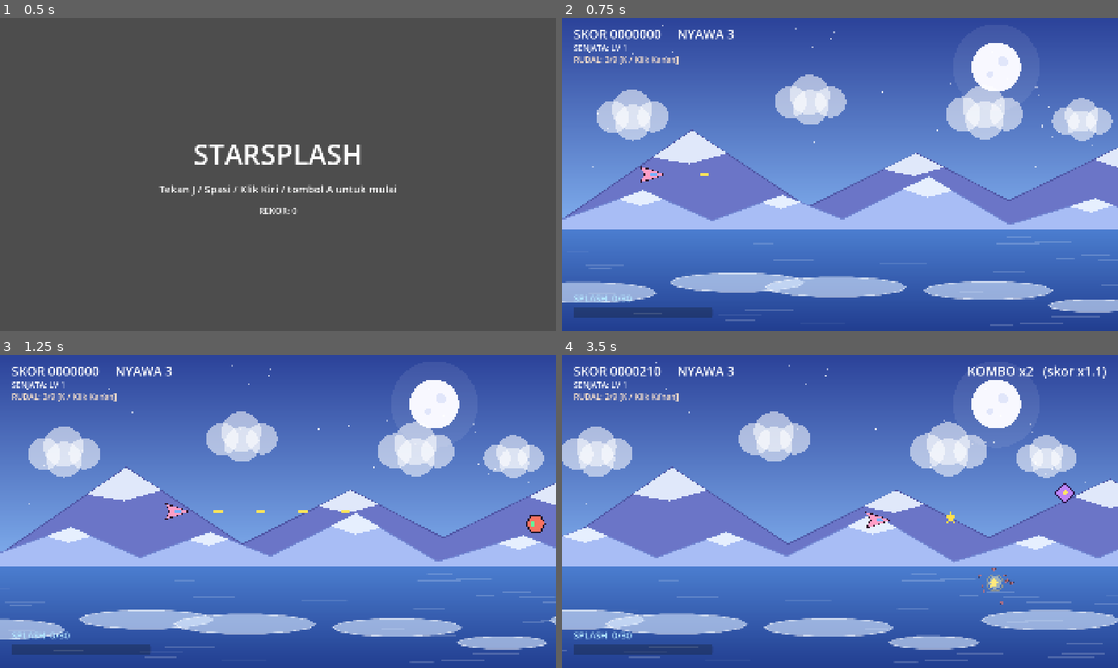
Above: before the commit, frames 1-4 (two rows, left to right).
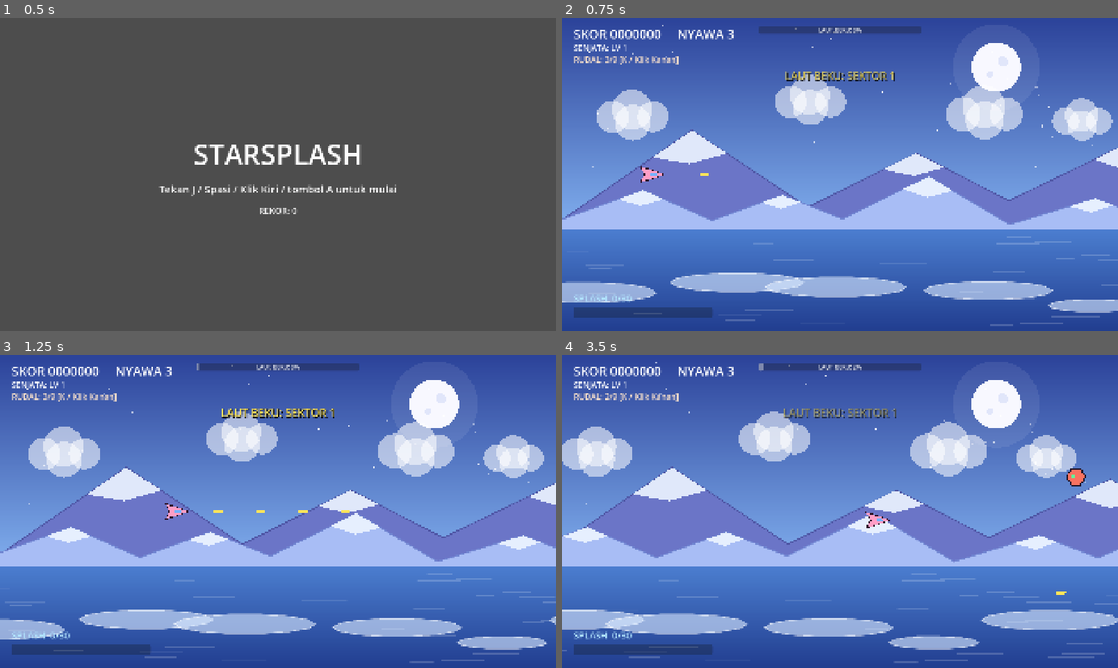
Above: after the commit, the same moments.

Repository: IhsanDwiPutra/Starsplash
Game: Godot game, scene res://scenes/ui/main_menu.tscn
The game is run twice, just before and just after one commit, with the same random seed, the same clock (stepped at 60 frames per second) and the same inputs.
Inputs:
- Up to frame 1 (0.5 s): no input
- Up to frame 2 (0.75 s): tap Enter at 0.5 s; hold D (move_right) from 0.53 s (still down); hold J (fire) from 0.53 s (still down)
- Up to frame 3 (1.25 s): keep holding D (move_right); keep holding J (fire)
- Up to frame 4 (3.5 s): release D (move_right) at 1.28 s; release J (fire) at 1.28 s; hold S (move_down) 1.28-2.03 s; tap J (fire) at 1.35, 3.05 s; hold D (move_right) 2.03-2.78 s; hold J (fire) 2.03-2.78 s; tap K (missile) at 2.1 s; hold W (move_up) from 2.78 s (still down); tap L (splash) at 2.85 s

Frame 1 is identical in both runs. In frame 2, 1.1% of the frame differs, in the area x 35-65%, y 2-21%; in frame 3, 1.3%; in frame 4, 1.9%, in the area x 14-98%, y 2-80%.

Commit message:
feat(level): implementasi LevelRunner timeline spawn, formasi musuh, checkpoint 50%, dan level clear

Diff:
--- a/scenes/levels/test_level.tscn
+++ b/scenes/levels/test_level.tscn
@@ -4,6 +4,7 @@
 [ext_resource type="PackedScene" path="res://scenes/player/player.tscn" id="2_player"]
 [ext_resource type="Script" path="res://scripts/ui/hud.gd" id="3_hud"]
 [ext_resource type="Script" path="res://scripts/fx/parallax_background.gd" id="4_bg"]
+[ext_resource type="Script" path="res://scripts/levels/level_runner.gd" id="5_runner"]
 
 [node name="TestLevel" type="Node2D"]
 script = ExtResource("1_level")
@@ -96,6 +97,46 @@
 text = "KOMBO"
 horizontal_alignment = 2
 
+[node name="LevelProgress" type="ProgressBar" parent="HUD"]
+offset_left = 680.0
+offset_top = 28.0
+offset_right = 1240.0
+offset_bottom = 54.0
+max_value = 100.0
+step = 0.5
+show_percentage = false
+
+[node name="LevelNameLabel" type="Label" parent="HUD/LevelProgress"]
+layout_mode = 1
+anchors_preset = 15
+anchor_right = 1.0
+anchor_bottom = 1.0
+grow_horizontal = 2
+grow_vertical = 2
+theme_override_font_sizes/font_size = 20
+text = "LAUT BEKU: 0%"
+horizontal_alignment = 1
+vertical_alignment = 1
+
+[node name="BannerLabel" type="Label" parent="HUD"]
+visible = false
+anchors_preset = 5
+anchor_left = 0.5
+anchor_right = 0.5
+offset_left = -600.0
+offset_top = 160.0
+offset_right = 600.0
+offset_bottom = 240.0
+grow_horizontal = 2
+theme_override_colors/font_color = Color(1, 0.9, 0.35, 1)
+theme_override_colors/font_shadow_color = Color(0, 0, 0, 0.8)
+theme_override_constants/shadow_offset_x = 3
+theme_override_constants/shadow_offset_y = 3
+theme_override_font_sizes/font_size = 38
+text = "GELOMBANG 1"
+horizontal_alignment = 1
+vertical_alignment = 1
+
 [node name="GameOverLabel" type="Label" parent="HUD"]
 anchors_preset = 8
 anchor_left = 0.5
@@ -112,3 +153,53 @@
 text = "GAME OVER"
 horizontal_alignment = 1
 vertical_alignment = 1
+
+[node name="LevelClearPanel" type="Panel" parent="HUD"]
+visible = false
+anchors_preset = 8
+anchor_left = 0.5
+anchor_top = 0.5
+anchor_right = 0.5
+anchor_bottom = 0.5
+offset_left = -450.0
+offset_top = -280.0
+offset_right = 450.0
+offset_bottom = 280.0
+grow_horizontal = 2
+grow_vertical = 2
+
+[node name="TitleLabel" type="Label" parent="HUD/LevelClearPanel"]
+layout_mode = 1
+anchors_preset = 5
+anchor_left = 0.5
+anchor_right = 0.5
+offset_left = -400.0
+offset_top = 40.0
+offset_right = 400.0
+offset_bottom = 110.0
+grow_horizontal = 2
+theme_override_colors/font_color = Color(1, 0.85, 0.25, 1)
+theme_override_font_sizes/font_size = 46
+text = "LAUT BEKU DITAKLUKKAN!"
+horizontal_alignment = 1
+
+[node name="StatsLabel" type="Label" parent="HUD/LevelClearPanel"]
+layout_mode = 1
+anchors_preset = 8
+anchor_left = 0.5
+anchor_top = 0.5
+anchor_right = 0.5
+anchor_bottom = 0.5
+offset_left = -380.0
+offset_top = -80.0
+offset_right = 380.0
+offset_bottom = 220.0
+grow_horizontal = 2
+grow_vertical = 2
+theme_override_font_sizes/font_size = 28
+text = "SKOR: 000000"
+horizontal_alignment = 1
+vertical_alignment = 1
+
+[node name="LevelRunner" type="Node" parent="."]
+script = ExtResource("5_runner")
--- /dev/null
+++ b/scripts/levels/level_1_data.gd
@@ -0,0 +1,74 @@
+class_name Level1Data
+extends RefCounted
+## Timeline gelombang musuh untuk Level 1: Laut Beku.
+## Durasi target: ~140 detik (2.3 menit), Checkpoint di detik 70.
+
+static func get_timeline(scenes: Dictionary) -> Array[Dictionary]:
+	var drone: PackedScene = scenes["drone"]
+	var sine: PackedScene = scenes["sine"]
+	var shooter: PackedScene = scenes["shooter"]
+	var carrier: PackedScene = scenes["carrier"]
+
+	var E = LevelRunner.EventType
+
+	return [
+		# --- SEKTOR 1: PEMBUKA & PENGENALAN (0s - 25s) ---
+		{ "time": 0.0, "type": E.BANNER, "text": "LAUT BEKU: SEKTOR 1", "duration": 3.0 },
+		{ "time": 2.0, "type": E.SPAWN, "scene": drone, "y": 420.0 },
+		{ "time": 4.5, "type": E.SPAWN, "scene": drone, "y": 680.0 },
+		{ "time": 7.0, "type": E.FORMATION, "formation": "LINE", "scene": drone, "y": 540.0, "count": 3 },
+		{ "time": 11.0, "type": E.BANNER, "text": "WAVE 2: GELOMBANG SINE", "duration": 2.2 },
+		{ "time": 13.0, "type": E.SPAWN, "scene": sine, "y": 380.0 },
+		{ "time": 15.5, "type": E.SPAWN, "scene": sine, "y": 700.0 },
+		{ "time": 18.5, "type": E.FORMATION, "formation": "SWARM_SINE", "scene": sine, "y": 540.0, "count": 2 },
+
+		# --- SEKTOR 2: CARRIER PERTAMA & UPGRADE (25s - 45s) ---
+		{ "time": 24.0, "type": E.BANNER, "text": "CARRIER EMAS TERDETEKSI! AMBIL [P]", "duration": 3.0 },
+		{ "time": 26.0, "type": E.SPAWN, "scene": carrier, "y": 540.0 },
+		{ "time": 27.5, "type": E.SPAWN, "scene": drone, "y": 360.0 },
+		{ "time": 27.5, "type": E.SPAWN, "scene": drone, "y": 720.0 },
+		{ "time": 33.0, "type": E.BANNER, "text": "WAVE 3: SERBUAN FORMASI V", "duration": 2.2 },
+		{ "time": 35.0, "type": E.FORMATION, "formation": "V", "scene": drone, "y": 540.0, "count": 5 },
+		{ "time": 40.0, "type": E.FORMATION, "formation": "LINE", "scene": drone, "y": 320.0, "count": 3 },
+
+		# --- SEKTOR 3: PENEMBAK & ANCAMAN PELURU (45s - 68s) ---
+		{ "time": 45.0, "type": E.BANNER, "text": "WAVE 4: WASPADAI PENEMBAK!", "duration": 2.5 },
+		{ "time": 47.0, "type": E.SPAWN, "scene": shooter, "y": 400.0 },
+		{ "time": 50.0, "type": E.SPAWN, "scene": sine, "y": 750.0 },
+		{ "time": 54.0, "type": E.SPAWN, "scene": shooter, "y": 680.0 },
+		{ "time": 56.0, "type": E.FORMATION, "formation": "LINE", "scene": drone, "y": 420.0, "count": 3 },
+		{ "time": 61.0, "type": E.FORMATION, "formation": "WALL", "scene": drone, "y": 540.0, "count": 3 },
+		{ "time": 64.0, "type": E.FORMATION, "formation": "SWARM_SINE", "scene": sine, "y": 540.0, "count": 2 },
+
+		# --- SEKTOR 4: CHECKPOINT 1 (50% LEVEL) ---
+		{ "time": 69.0, "type": E.CHECKPOINT, "id": 1, "name": "Bongkahan Es Tengah" },
+		{ "time": 71.5, "type": E.SPAWN, "scene": carrier, "y": 480.0 },
+		{ "time": 73.0, "type": E.SPAWN, "scene": drone, "y": 280.0 },
+		{ "time": 73.0, "type": E.SPAWN, "scene": drone, "y": 800.0 },
+
+		# --- SEKTOR 5: PENJAGA SELAT BEKU (78s - 105s) ---
+		{ "time": 78.0, "type": E.BANNER, "text": "WAVE 5: PENJAGA SELAT BEKU", "duration": 2.5 },
+		{ "time": 80.0, "type": E.SPAWN, "scene": shooter, "y": 520.0 },
+		{ "time": 82.5, "type": E.FORMATION, "formation": "LINE", "scene": drone, "y": 300.0, "count": 3 },
+		{ "time": 87.0, "type": E.FORMATION, "formation": "SWARM_SINE", "scene": sine, "y": 540.0, "count": 2 },
+		{ "time": 90.0, "type": E.FORMATION, "formation": "V", "scene": drone, "y": 640.0, "count": 5 },
+		{ "time": 95.0, "type": E.BANNER, "text": "WAVE 6: DUAL SHOOTER SQUAD!", "duration": 2.5 },
+		{ "time": 97.0, "type": E.SPAWN, "scene": shooter, "y": 320.0 },
+		{ "time": 98.5, "type": E.SPAWN, "scene": shooter, "y": 760.0 },
+		{ "time": 102.0, "type": E.FORMATION, "formation": "LINE", "scene": drone, "y": 540.0, "count": 4 },
+
+		# --- SEKTOR 6: CARRIER FINAL & SERANGAN KLIMAKS (105s - 135s) ---
+		{ "time": 108.0, "type": E.BANNER, "text": "CARRIER TERAKHIR: PERSIAPAN TEMPUR!", "duration": 2.5 },
+		{ "time": 110.0, "type": E.SPAWN, "scene": carrier, "y": 540.0 },
+		{ "time": 112.0, "type": E.FORMATION, "formation": "WALL", "scene": drone, "y": 540.0, "count": 3 },
+		{ "time": 116.0, "type": E.BANNER, "text": "WAVE 7: GELOMBANG AKHIR LAUT BEKU!", "duration": 2.8 },
+		{ "time": 118.0, "type": E.SPAWN, "scene": shooter, "y": 540.0 },
+		{ "time": 120.0, "type": E.FORMATION, "formation": "SWARM_SINE", "scene": sine, "y": 540.0, "count": 2 },
+		{ "time": 123.0, "type": E.FORMATION, "formation": "V", "scene": drone, "y": 540.0, "count": 5 },
+		{ "time": 128.0, "type": E.FORMATION, "formation": "LINE", "scene": drone, "y": 380.0, "count": 4 },
+		{ "time": 129.5, "type": E.FORMATION, "formation": "LINE", "scene": drone, "y": 700.0, "count": 4 },
+
+		# --- SEKTOR 7: PEMBERSIHAN & KEMENANGAN (135s+) ---
+		{ "time": 134.0, "type": E.BANNER, "text": "BERSIHKAN SEMUA SISA MUSUH!", "duration": 3.0 },
+		{ "time": 136.0, "type": E.WAIT_CLEAR }
+	]
--- /dev/null
+++ b/scripts/levels/level_runner.gd
@@ -0,0 +1,237 @@
+class_name LevelRunner
+extends Node
+## Mengatur timeline kemunculan musuh, formasi, banner teks, checkpoint, dan penyelesaian level.
+
+signal banner_requested(text: String, duration: float)
+signal progress_updated(progress_ratio: float, current_time: float, total_time: float)
+signal checkpoint_reached(checkpoint_id: int, name: String)
+signal level_completed(stats: Dictionary)
+
+enum EventType {
+	SPAWN,       # Munculkan 1 musuh
+	FORMATION,   # Munculkan formasi sekumpulan musuh (LINE, V, WALL, SWARM_SINE)
+	BANNER,      # Tampilkan teks banner di layar
+	CHECKPOINT,  # Catat checkpoint tengah level
+	WAIT_CLEAR   # Tunggu sampai semua musuh di layar musnah sebelum tamat
+}
+
+@export var spawn_x: float = 2050.0
+
+var events: Array[Dictionary] = []
+var elapsed_time: float = 0.0
+var total_duration: float = 140.0
+var is_running: bool = false
+var is_waiting_clear: bool = false
+var is_completed: bool = false
+
+var last_checkpoint_id: int = 0
+var last_checkpoint_time: float = 0.0
+var last_checkpoint_name: String = ""
+
+var _current_event_idx: int = 0
+var _enemies_container: Node2D
+var _delayed_spawns: Array[Dictionary] = []
+
+
+func _ready() -> void:
+	pass
+
+
+func setup(container: Node2D, timeline_events: Array[Dictionary], duration: float = 140.0) -> void:
+	_enemies_container = container
+	events = timeline_events
+	total_duration = duration
+	elapsed_time = 0.0
+	_current_event_idx = 0
+	_delayed_spawns.clear()
+	is_waiting_clear = false
+	is_completed = false
+	is_running = true
+
+
+func start() -> void:
+	is_running = true
+
+
+func pause() -> void:
+	is_running = false
+
+
+func restart_from_checkpoint() -> void:
+	if last_checkpoint_id <= 0:
+		restart_from_beginning()
+		return
+
+	# Bersihkan sisa peluru dan musuh di layar
+	_clear_active_threats()
+
+	# Kembalikan waktu ke checkpoint
+	elapsed_time = last_checkpoint_time
+	_delayed_spawns.clear()
+	is_waiting_clear = false
+	is_completed = false
+
+	# Cari indeks event pertama setelah checkpoint
+	_current_event_idx = 0
+	while _current_event_idx < events.size():
+		var ev: Dictionary = events[_current_event_idx]
+		if ev["time"] > last_checkpoint_time:
+			break
+		_current_event_idx += 1
+
+	is_running = true
+	banner_requested.emit("RESPAWN: %s" % last_checkpoint_name, 2.5)
+
+
+func restart_from_beginning() -> void:
+	_clear_active_threats()
+	elapsed_time = 0.0
+	_current_event_idx = 0
+	_delayed_spawns.clear()
+	is_waiting_clear = false
+	is_completed = false
+	is_running = true
+
+
+func _process(delta: float) -> void:
+	if not is_running or is_completed:
+		return
+
+	elapsed_time += delta
+	_process_delayed_spawns(delta)
+	_process_timeline_events()
+
+	var ratio: float = clampf(elapsed_time / maxf(total_duration, 1.0), 0.0, 1.0)
+	progress_updated.emit(ratio, elapsed_time, total_duration)
+
+	# Jika semua event telah diproses dan menunggu layar bersih
+	if is_waiting_clear:
+		var remaining_enemies: int = _enemies_container.get_child_count() if _enemies_container != null else 0
+		if remaining_enemies == 0 and _delayed_spawns.is_empty():
+			_finish_level()
+
+
+func _process_timeline_events() -> void:
+	while _current_event_idx < events.size():
+		var ev: Dictionary = events[_current_event_idx]
+		if elapsed_time < ev["time"]:
+			break
+
+		_execute_event(ev)
+		_current_event_idx += 1
+
+
+func _execute_event(ev: Dictionary) -> void:
+	match ev["type"]:
+		EventType.SPAWN:
+			_spawn_enemy(ev["scene"], ev.get("y", 540.0), ev.get("params", {}))
+
+		EventType.FORMATION:
+			_spawn_formation(ev)
+
+		EventType.BANNER:
+			banner_requested.emit(ev["text"], ev.get("duration", 2.5))
+
+		EventType.CHECKPOINT:
+			last_checkpoint_id = ev["id"]
+			last_checkpoint_time = elapsed_time
+			last_checkpoint_name = ev.get("name", "Checkpoint %d" % last_checkpoint_id)
+			checkpoint_reached.emit(last_checkpoint_id, last_checkpoint_name)
+			banner_requested.emit("CHECKPOINT: %s" % last_checkpoint_name, 3.0)
+
+		EventType.WAIT_CLEAR:
+			is_waiting_clear = true
+
+
+func _spawn_enemy(scene: PackedScene, y_pos: float, params: Dictionary = {}, x_offset: float = 0.0) -> void:
+	if _enemies_container == null or scene == null:
+		return
+	var enemy: Enemy = scene.instantiate() as Enemy
+	enemy.position = Vector2(spawn_x + x_offset, y_pos)
+
+	# Terapkan modifikasi opsional
+	if params.has("speed"):
+		enemy.speed = params["speed"]
+	if params.has("max_hp"):
+		enemy.max_hp = params["max_hp"]
+	if params.has("sine_amplitude"):
+		enemy.sine_amplitude = params["sine_amplitude"]
+
+	_enemies_container.add_child(enemy)
+
+
+func _spawn_formation(ev: Dictionary) -> void:
+	var formation: String = ev.get("formation", "LINE")
+	var scene: PackedScene = ev["scene"]
+	var base_y: float = ev.get("y", 540.0)
+	var count: int = ev.get("count", 3)
+
+	match formation:
+		"LINE":
+			# Berurutan dengan interval waktu
+			for i in count:
+				if i == 0:
+					_spawn_enemy(scene, base_y)
+				else:
+					_delayed_spawns.append({
+						"delay": float(i) * 0.35,
+						"scene": scene,
+						"y": base_y,
+						"params": ev.get("params", {})
+					})
+
+		"V":
+			# Pola huruf V menghadap ke kiri
+			# 0 = puncak depan, 1,2 = sayap atas/bawah, 3,4 = sayap terluar
+			_spawn_enemy(scene, base_y, ev.get("params", {}), 0.0)
+			if count >= 3:
+				_spawn_enemy(scene, base_y - 80.0, ev.get("params", {}), 90.0)
+				_spawn_enemy(scene, base_y + 80.0, ev.get("params", {}), 90.0)
+			if count >= 5:
+				_spawn_enemy(scene, base_y - 160.0, ev.get("params", {}), 180.0)
+				_spawn_enemy(scene, base_y + 160.0, ev.get("params", {}), 180.0)
+
+		"WALL":
+			# Garis vertikal bersamaan
+			var spacing: float = 240.0
+			var start_y: float = base_y - (float(count - 1) * spacing * 0.5)
+			for i in count:
+				_spawn_enemy(scene, start_y + float(i) * spacing, ev.get("params", {}))
+
+		"SWARM_SINE":
+			# Sepasang sine dengan fase atas dan bawah
+			_spawn_enemy(scene, base_y - 140.0, ev.get("params", {}))
+			_spawn_enemy(scene, base_y + 140.0, ev.get("params", {}))
+
+
+func _process_delayed_spawns(delta: float) -> void:
+	var i: int = _delayed_spawns.size() - 1
+	while i >= 0:
+		_delayed_spawns[i]["delay"] -= delta
+		if _delayed_spawns[i]["delay"] <= 0.0:
+			var item: Dictionary = _delayed_spawns[i]
+			_delayed_spawns.remove_at(i)
+			_spawn_enemy(item["scene"], item["y"], item.get("params", {}))
+		i -= 1
+
+
+func _clear_active_threats() -> void:
+	if _enemies_container != null:
+		for child in _enemies_container.get_children():
+			child.queue_free()
+	for bullet in get_tree().get_nodes_in_group("enemy_bullet"):
+		bullet.queue_free()
+
+
+func _finish_level() -> void:
+	is_completed = true
+	is_running = false
+	var bonus_lives: int = GameState.lives * 1000
+	var final_score: int = GameState.score + bonus_lives
+	var stats: Dictionary = {
+		"base_score": GameState.score,
+		"lives_remaining": GameState.lives,
+		"life_bonus": bonus_lives,
+		"final_score": final_score
+	}
+	level_completed.emit(stats)
--- a/scripts/levels/test_level.gd
+++ b/scripts/levels/test_level.gd
@@ -6,13 +6,10 @@
 const ShooterScene: PackedScene = preload("res://scenes/enemies/enemy_shooter.tscn")
 const CarrierScene: PackedScene = preload("res://scenes/enemies/enemy_carrier.tscn")
 const MENU_PATH: String = "res://scenes/ui/main_menu.tscn"
-const SPAWN_INTERVAL: float = 0.9
-const SPAWN_X: float = 2050.0
 const GAME_OVER_DELAY: float = 1.0
 
-var _spawn_timer: float = 0.0
-var _spawn_count: int = 0
 var _is_game_over: bool = false
+var _is_cleared: bool = false
 var _can_leave: bool = false
 
 var _shake_intensity: float = 0.0
@@ -20,24 +17,36 @@
 var _shake_timer: float = 0.0
 
 @onready var _enemies: Node2D = $Enemies
+@onready var _player: Player = $Player
+@onready var _hud: CanvasLayer = $HUD
 @onready var _game_over_label: Label = $HUD/GameOverLabel
 @onready var _camera: Camera2D = $Camera2D
+@onready var _level_runner: LevelRunner = $LevelRunner
 
 
 func _ready() -> void:
-	$Player.game_over.connect(_on_game_over)
+	_player.game_over.connect(_on_game_over)
 	GameState.screen_shaken.connect(_on_screen_shaken)
 	_game_over_label.visible = false
+
+	# Setup timeline Level 1: Laut Beku
+	_level_runner.banner_requested.connect(_on_banner_requested)
+	_level_runner.progress_updated.connect(_on_progress_updated)
+	_level_runner.checkpoint_reached.connect(_on_checkpoint_reached)
+	_level_runner.level_completed.connect(_on_level_completed)
+
+	var enemy_scenes: Dictionary = {
+		"drone": DroneScene,
+		"sine": SineScene,
+		"shooter": ShooterScene,
+		"carrier": CarrierScene
+	}
+	var timeline: Array[Dictionary] = Level1Data.get_timeline(enemy_scenes)
+	_level_runner.setup(_enemies, timeline, 140.0)
 
 
 func _process(delta: float) -> void:
 	_handle_screen_shake(delta)
-	if _is_game_over:
-		return
-	_spawn_timer -= delta
-	if _spawn_timer <= 0.0:
-		_spawn_timer = SPAWN_INTERVAL
-		_spawn_enemy()
 
 
 func _handle_screen_shake(delta: float) -> void:
@@ -61,37 +70,70 @@
 	_shake_timer = maxf(_shake_timer, duration)
 
 
-func _spawn_enemy() -> void:
-	_spawn_count += 1
-	var scene: PackedScene = DroneScene
-	var y_min: float = 120.0
-	var y_max: float = 960.0
-	if _spawn_count % 11 == 0:
-		scene = CarrierScene
-		y_min = 200.0
-		y_max = 700.0
-	elif _spawn_count % 5 == 0:
-		scene = ShooterScene
-		y_min = 250.0
-		y_max = 830.0
-	elif _spawn_count % 3 == 0:
-		scene = SineScene
-		y_min = 320.0
-		y_max = 760.0
-	var enemy: Enemy = scene.instantiate()
-	enemy.position = Vector2(SPAWN_X, randf_range(y_min, y_max))
-	_enemies.add_child(enemy)
+func _on_banner_requested(text: String, duration: float) -> void:
+	_hud.show_banner(text, duration)
+
+
+func _on_progress_updated(ratio: float, current_time: float, total_time: float) -> void:
+	_hud.update_progress(ratio, current_time, total_time)
+
+
+func _on_checkpoint_reached(_checkpoint_id: int, _name: String) -> void:
+	GameState.trigger_shake(4.0, 0.2)
+
+
+func _on_level_completed(stats: Dictionary) -> void:
+	_is_cleared = true
+	SaveManager.submit_score(stats["final_score"])
+	_hud.show_level_clear(stats)
+	GameState.trigger_shake(8.0, 0.3)
+	await get_tree().create_timer(GAME_OVER_DELAY).timeout
+	_can_leave = true
 
 
 func _on_game_over() -> void:
 	_is_game_over = true
 	SaveManager.submit_score(GameState.score)
-	_game_over_label.text = "GAME OVER\nSkor: %d\nTekan tembak untuk kembali" % GameState.score
+	if _level_runner.last_checkpoint_id > 0:
+		_game_over_label.text = "GAME OVER\nSkor: %d\n\nTekan [TEMBAK] untuk Lanjut dari Checkpoint\nTekan [ESC] untuk Menu Utama" % GameState.score
+	else:
+		_game_over_label.text = "GAME OVER\nSkor: %d\n\nTekan [TEMBAK] untuk Coba Lagi\nTekan [ESC] untuk Menu Utama" % GameState.score
 	_game_over_label.visible = true
 	await get_tree().create_timer(GAME_OVER_DELAY).timeout
 	_can_leave = true
 
 
 func _unhandled_input(event: InputEvent) -> void:
-	if _can_leave and event.is_action_pressed("fire"):
+	if not _can_leave:
+		return
+
+	if event.is_action_pressed("pause"):
 		SceneRouter.go_to(MENU_PATH)
+		return
+
+	if event.is_action_pressed("fire"):
+		if _is_cleared:
+			# Tamat level 1: kembali ke menu atau restart
+			SceneRouter.go_to(MENU_PATH)
+		elif _is_game_over:
+			if _level_runner.last_checkpoint_id > 0:
+				_restart_from_checkpoint()
+			else:
+				# Ulang dari awal level
+				GameState.new_game(GameState.difficulty)
+				SceneRouter.go_to("res://scenes/levels/test_level.tscn")
+
+
+func _restart_from_checkpoint() -> void:
+	_is_game_over = false
+	_can_leave = false
+	_game_over_label.visible = false
+	GameState.lives = GameState.START_LIVES[GameState.difficulty]
+	GameState.lives_changed.emit(GameState.lives)
+	GameState.weapon_level = 1
+	GameState.weapon_changed.emit(1)
+	_player._dead = false
+	_player.visible = true
+	_player.position = Vector2(200, 540)
+	_player._invuln = 2.5
+	_level_runner.restart_from_checkpoint()
--- a/scripts/ui/hud.gd
+++ b/scripts/ui/hud.gd
@@ -13,6 +13,15 @@
 @onready var _splash_label: Label = $SplashLabel
 @onready var _combo_label: Label = $ComboLabel
 
+@onready var _level_bar: ProgressBar = $LevelProgress
+@onready var _level_label: Label = $LevelProgress/LevelNameLabel
+@onready var _banner_label: Label = $BannerLabel
+@onready var _clear_panel: Control = $LevelClearPanel
+@onready var _clear_title: Label = $LevelClearPanel/TitleLabel
+@onready var _clear_stats: Label = $LevelClearPanel/StatsLabel
+
+var _banner_tween: Tween
+
 
 func _ready() -> void:
 	GameState.score_changed.connect(_refresh.unbind(1))
@@ -23,6 +32,11 @@
 	GameState.shield_changed.connect(_on_shield_changed)
 	GameState.splash_changed.connect(_on_splash_changed)
 	GameState.combo_changed.connect(_on_combo_changed)
+
+	if _banner_label:
+		_banner_label.visible = false
+	if _clear_panel:
+		_clear_panel.visible = false
 
 	_refresh()
 	_update_weapon_display(GameState.weapon_level, GameState.weapon_timer)
@@ -79,3 +93,49 @@
 func _on_combo_changed(combo: int, multiplier: float) -> void:
 	_combo_label.visible = combo >= 2
 	_combo_label.text = "KOMBO x%d   (skor x%.1f)" % [combo, multiplier]
+
+
+func show_banner(text: String, duration: float = 2.5) -> void:
+	if _banner_label == null:
+		return
+	if _banner_tween and _banner_tween.is_valid():
+		_banner_tween.kill()
+
+	_banner_label.text = text
+	_banner_label.visible = true
+	_banner_label.modulate = Color(1.0, 1.0, 1.0, 0.0)
+	_banner_label.scale = Vector2(0.85, 0.85)
+	_banner_label.pivot_offset = _banner_label.size * 0.5
+
+	_banner_tween = create_tween()
+	_banner_tween.set_parallel(true)
+	_banner_tween.tween_property(_banner_label, "modulate:a", 1.0, 0.25)
+	_banner_tween.tween_property(_banner_label, "scale", Vector2(1.0, 1.0), 0.25)
+	_banner_tween.chain().tween_interval(maxf(0.5, duration - 0.5))
+	_banner_tween.chain().tween_property(_banner_label, "modulate:a", 0.0, 0.35)
+	_banner_tween.chain().tween_callback(func() -> void: _banner_label.visible = false)
+
+
+func update_progress(ratio: float, current_time: float, total_time: float) -> void:
+	if _level_bar != null:
+		_level_bar.value = ratio * 100.0
+	if _level_label != null:
+		_level_label.text = "LAUT BEKU: %d%%" % int(ratio * 100.0)
+
+
+func show_level_clear(stats: Dictionary) -> void:
+	if _clear_panel == null:
+		return
+	_clear_panel.visible = true
+	_clear_panel.modulate = Color(1.0, 1.0, 1.0, 0.0)
+	var tween: Tween = create_tween()
+	tween.tween_property(_clear_panel, "modulate:a", 1.0, 0.5)
+
+	var base_score: int = stats.get("base_score", 0)
+	var lives: int = stats.get("lives_remaining", 0)
+	var bonus: int = stats.get("life_bonus", 0)
+	var final_score: int = stats.get("final_score", base_score + bonus)
+
+	_clear_stats.text = "SKOR PERJALANAN: %d\nBONUS NYAWA (%d x 1000): +%d\n-------------------------\nTOTAL SKOR AKHIR: %d\n\nTekan [TEMBAK] untuk Main Lagi\nTekan [ESC] untuk Menu Utama" % [
+		base_score, lives, bonus, final_score
+	]
Not shown, added: scripts/levels/level_1_data.gd.uid
Not shown, added: scripts/levels/level_runner.gd.uid
Not shown, changed: docs/DECISIONS.md
Not shown, changed: docs/ROADMAP.md
